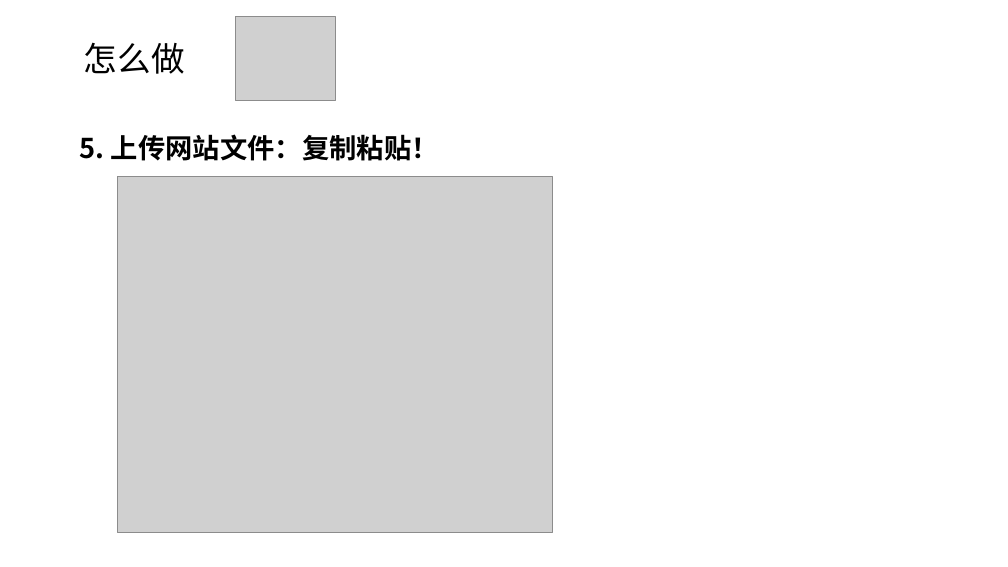
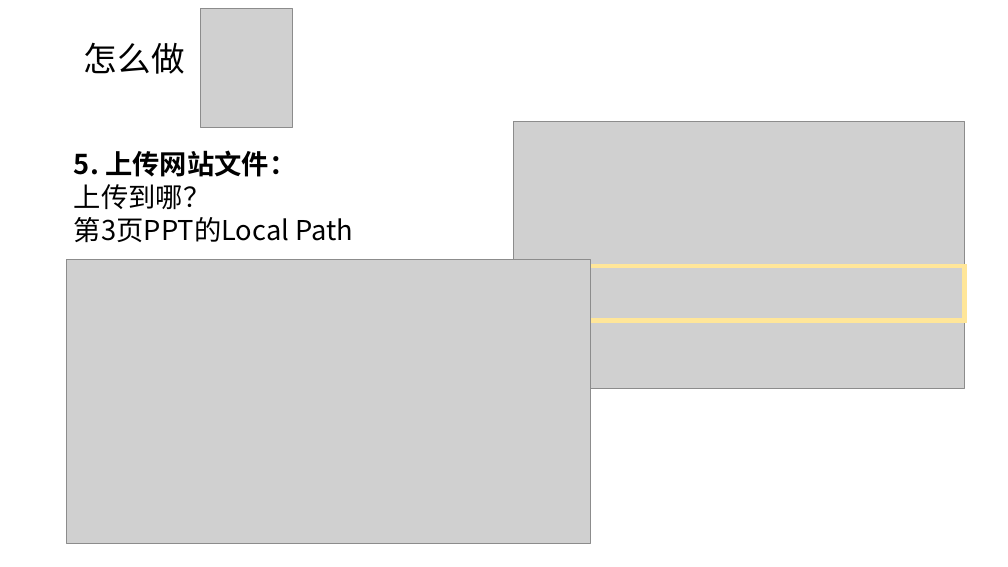
Before and after one commit to IRISWANG5/IRISWANG5.github.io, a slide deck: slide 5 of pdf/搭建网页.pptx. Drawn at 1008x567 pixels with LibreOffice and Linux fonts; fonts in the diff are those of the drawing; grey boxes stand for pictures; background and template pictures are left out. Boxes give left, top, right and bottom in pixels: in the first picture for what was removed or moved away, otherwise in the second. Text is boxed around its words. In the diff, an @@ line names an element or a change of style, - is before the commit and + after.

```diff
--- a/pdf/搭建网页.pptx
+++ b/pdf/搭建网页.pptx
@@ picture added at (200, 8, 293, 127) @@
@@ picture removed at (236, 17, 335, 101) @@
@@ picture added at (514, 122, 966, 389) @@
@@ text at (74, 150, 353, 243): text changed; bold off @@
-5. 上传网站文件：复制粘贴！
+5. 上传网站文件：
+上传到哪？
+第3页PPT的Local Path
@@ picture: place and size @@
-picture at (117, 176, 552, 532)
+picture at (67, 259, 591, 543)
@@ rectangle added at (521, 266, 965, 321), outline #FFE699 4.5 pt @@
```
Also in this commit, not shown: 2 slides added, 2 other files.
